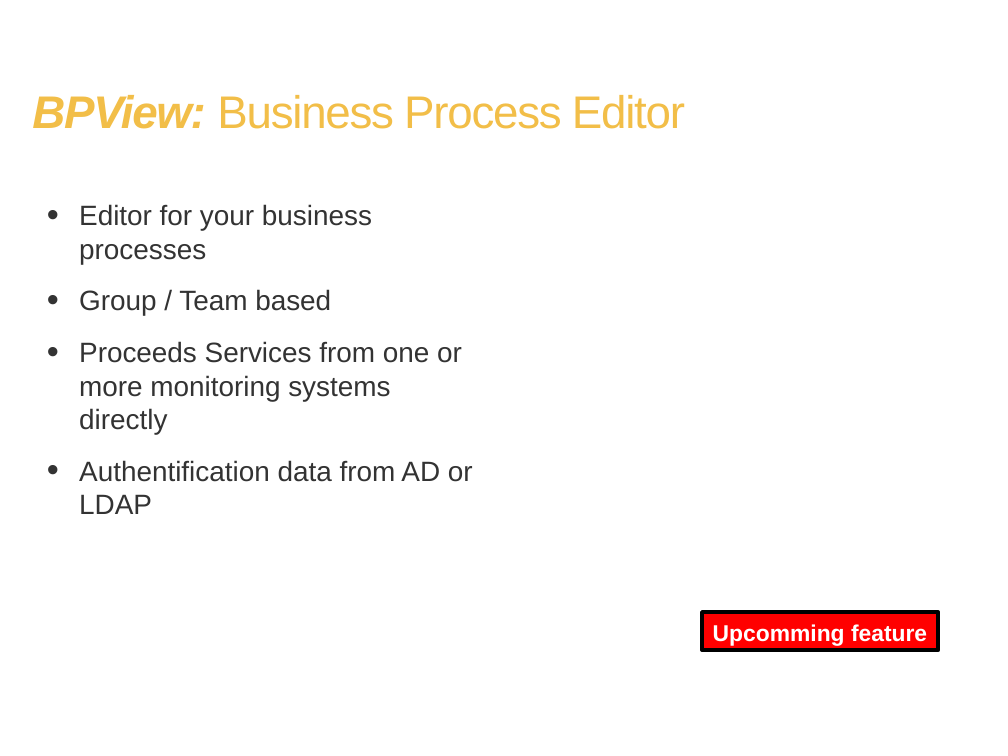
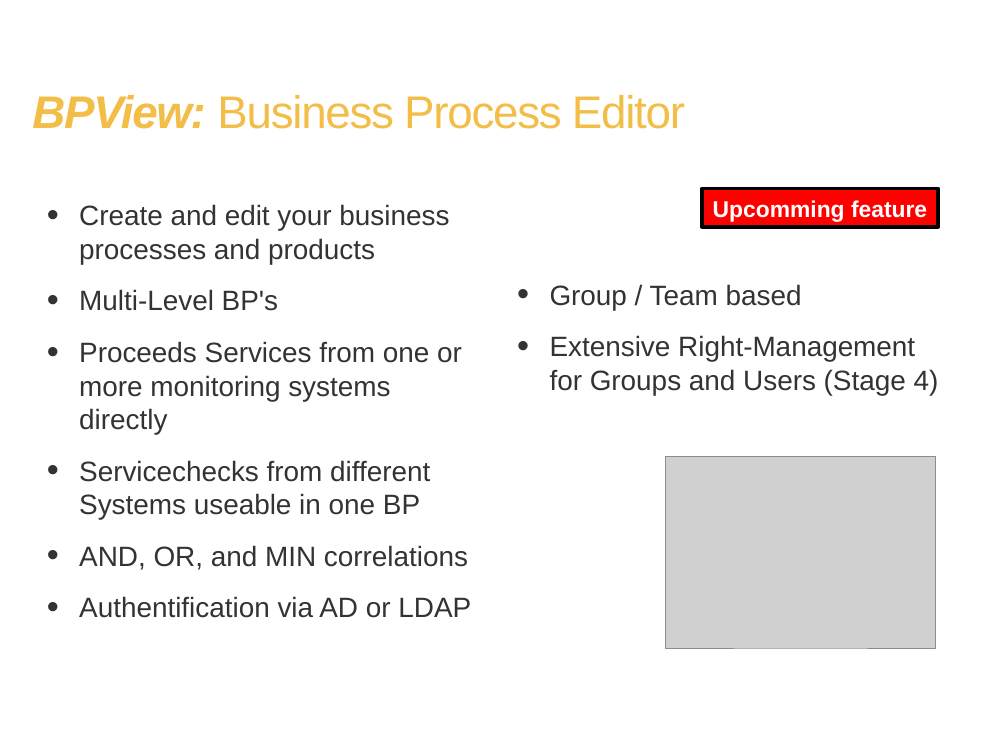
Before and after one commit to BPView/BPView, a slide deck: slide 7 of docs/BPView - The_Project.odp (slide 6 before the commit). Drawn at 1008x756 pixels with LibreOffice and Linux fonts; fonts in the diff are those of the drawing; grey boxes stand for pictures; background and template pictures are left out. Boxes give left, top, right and bottom in pixels: in the first picture for what was removed or moved away, otherwise in the second. Text is boxed around its words. In the diff, an @@ line names an element or a change of style, - is before the commit and + after.

```diff
--- a/docs/BPView - The_Project.odp
+++ b/docs/BPView - The_Project.odp
@@ text at (79,204,449,311): text changed @@
-• Editor for your business processes
-• Group / Team based
+• Create and edit your business processes and products
+• Multi-Level BP's
@@ rectangle "Upcomming feature": place and size @@
-rectangle "Upcomming feature" at (702,612,938,650)
+rectangle "Upcomming feature" at (702,188,938,227)
@@ text added at (550,284,939,395), 22 pt, text #333333 @@
+• Group / Team based
+• Extensive Right-Management for Groups and Users (Stage 4)
@@ text at (79,460,471,618): text changed @@
-• Authentification data from AD or LDAP
+• Servicechecks from different Systems useable in one BP
+• AND, OR, and MIN correlations
+• Authentification via AD or LDAP
@@ picture added at (666,456,936,649) @@
```
Also in this commit, not shown: 5 other slides changed, 1 slide added, 1 slide removed, 3 other files.
